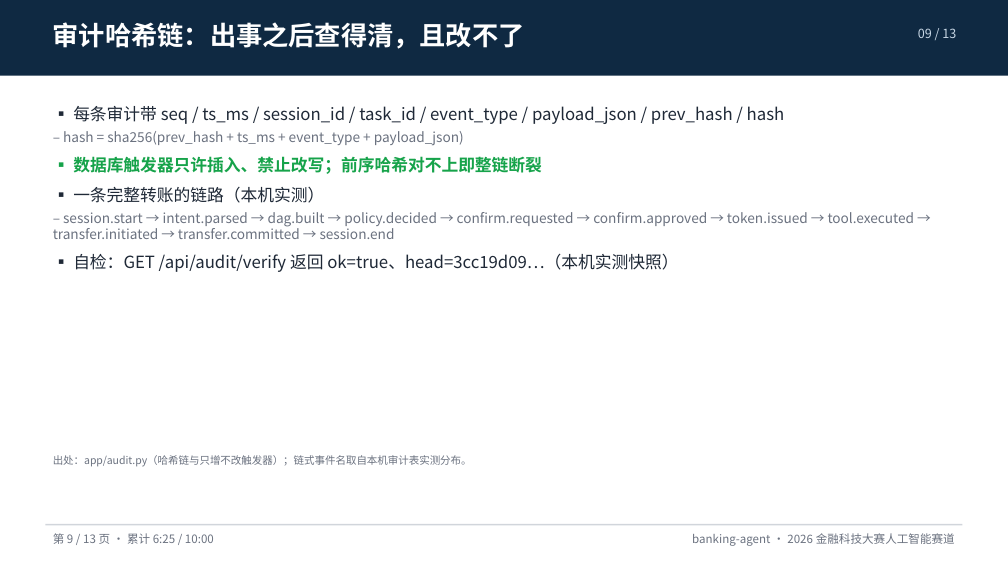
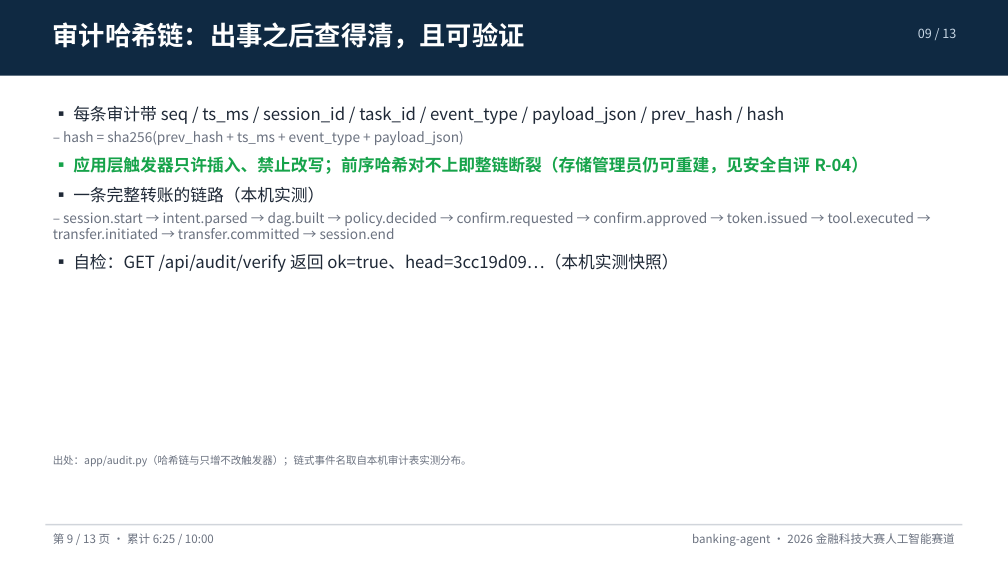
Before and after one commit to peng6yu/banking-agent, a slide deck: slide 9 of docs/交付/答辩PPT.pptx. Drawn at 1008x567 pixels with LibreOffice and Linux fonts; fonts in the diff are those of the drawing. Boxes give left, top, right and bottom in pixels: in the first picture for what was removed or moved away, otherwise in the second. Text is boxed around its words. In the diff, an @@ line names an element or a change of style, - is before the commit and + after.

```diff
--- a/docs/交付/答辩PPT.pptx
+++ b/docs/交付/答辩PPT.pptx
@@ text at (53, 22, 525, 49): text changed @@
-审计哈希链：出事之后查得清，且改不了
+审计哈希链：出事之后查得清，且可验证
@@ text at (73, 156, 869, 174): text changed @@
-▪ 数据库触发器只许插入、禁止改写；前序哈希对不上即整链断裂
+▪ 应用层触发器只许插入、禁止改写；前序哈希对不上即整链断裂（存储管理员仍可重建，见安全自评 R-04）
```
Also in this commit, not shown: 1 other slide changed, 42 other files.
